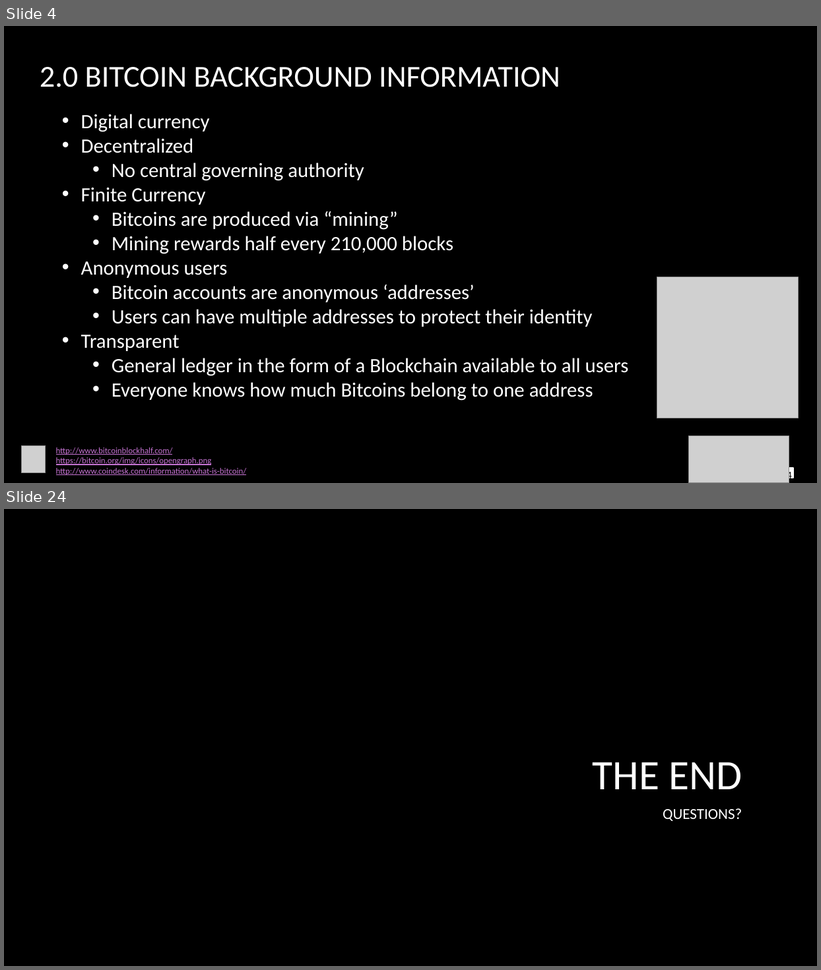
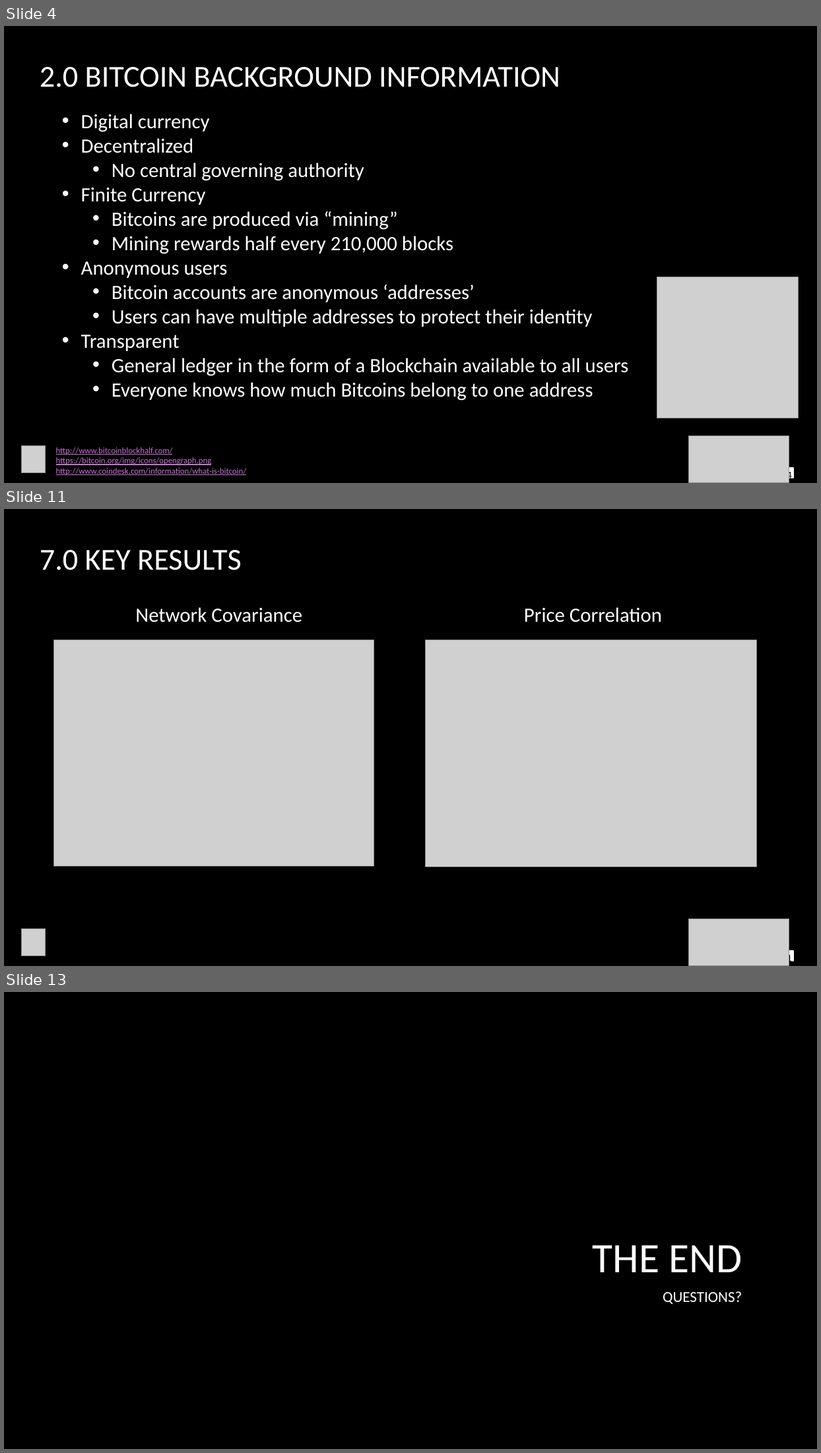
Before and after one commit to sanjifr3/data-analytics, a slide deck: project/ethereum/presentation/Paper Presentation.pptx. Shown one above the other, each under a label of ours: slides 4 and 24 before the commit, slides 4, 11 and 13 after it; the slides between them are not shown. The pictures are 821x970 and 821x1453 pixels, drawn with LibreOffice and Linux fonts; fonts in the diff are those of the drawing; grey boxes stand for pictures; background and template pictures are left out. Boxes give left, top, right and bottom in pixels: in the first picture for what was removed or moved away, otherwise in the second. Text is boxed around its words. In the diff, an @@ line names an element or a change of style, - is before the commit and + after.

```diff
--- a/project/ethereum/presentation/Paper Presentation.pptx
+++ b/project/ethereum/presentation/Paper Presentation.pptx
@@ slide 11 added at (x1=4, y1=509, x2=817, y2=966), background picture (left out) @@
@@ title added at (x1=40, y1=550, x2=242, y2=570), 36 pt, text #FFFFFF @@
+7.0 KEY RESULTS
@@ text added at (x1=135, y1=607, x2=302, y2=623), 24 pt, text #FFFFFF @@
+Network Covariance
@@ text added at (x1=524, y1=607, x2=662, y2=623), 24 pt, text #FFFFFF @@
+Price Correlation
@@ picture added at (x1=54, y1=640, x2=374, y2=867) @@
@@ picture added at (x1=426, y1=640, x2=757, y2=867) @@
@@ picture added at (x1=689, y1=920, x2=789, y2=966) @@
@@ picture added at (x1=22, y1=929, x2=46, y2=956) @@
@@ rectangle added at (x1=762, y1=951, x2=794, y2=962), fill #FFFFFF, outline #FFFFFF 1.5 pt @@
@@ page number added at (x1=781, y1=953, x2=792, y2=965), 12 pt, text #000000 @@
+11
@@ what was slide 24 is now slide 13 @@
```
Also in this commit, not shown: 9 slides changed, 11 slides removed, 3 other files.
